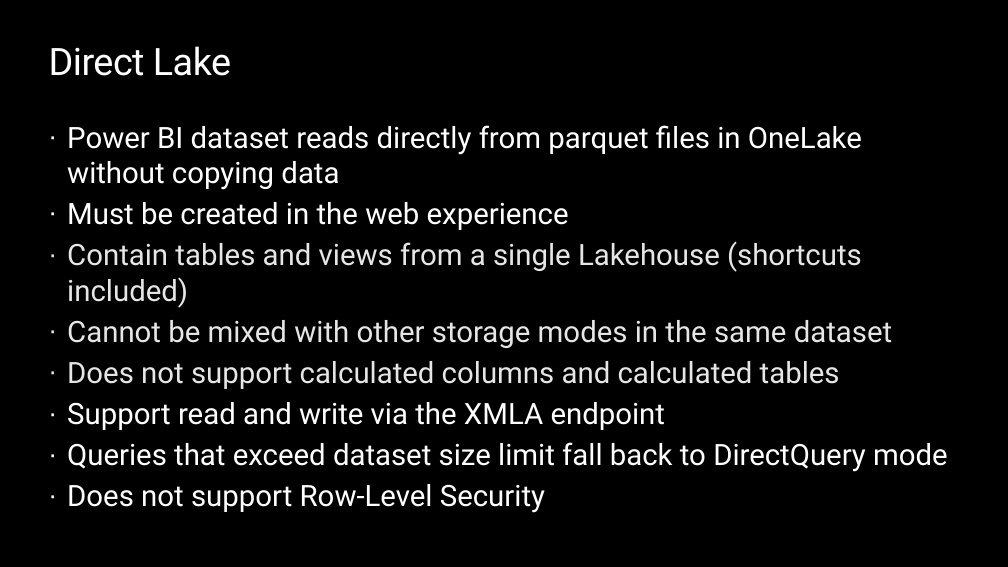
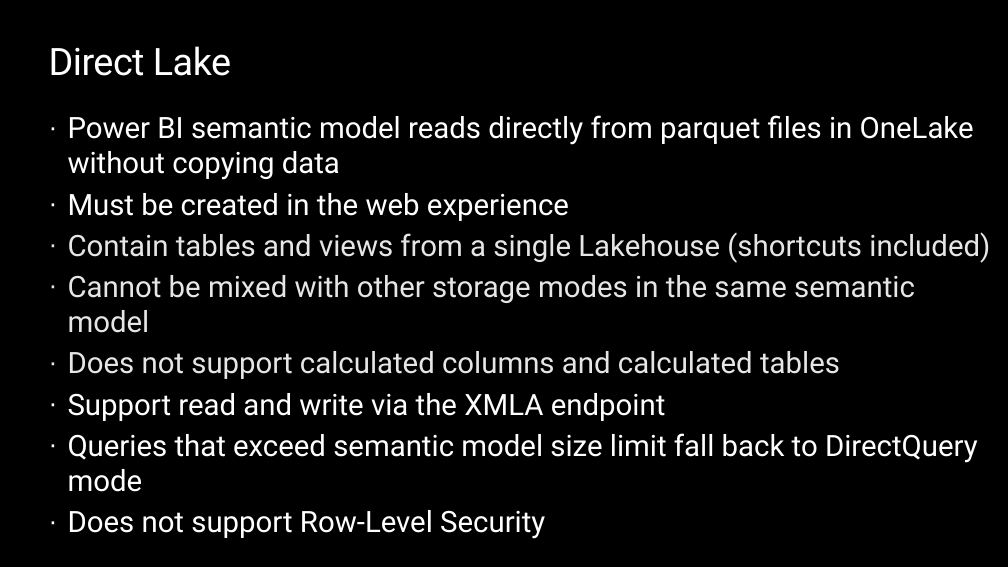
Before and after one commit to opsgility/fabric, a slide deck: slide 10 of slides/Dantoni-Opsgility-MSFabric-Module11.pptx. Drawn at 1008x567 pixels with LibreOffice and Linux fonts; fonts in the diff are those of the drawing; background and template pictures are left out. Boxes give left, top, right and bottom in pixels: in the first picture for what was removed or moved away, otherwise in the second. Text is boxed around its words. In the diff, an @@ line names an element or a change of style, - is before the commit and + after.

```diff
--- a/slides/Dantoni-Opsgility-MSFabric-Module11.pptx
+++ b/slides/Dantoni-Opsgility-MSFabric-Module11.pptx
@@ text "Power BI semantic model reads ..." moved from (x1=67, y1=125, x2=948, y2=513) to (x1=68, y1=115, x2=990, y2=539) @@
@@ text at (x1=68, y1=115, x2=974, y2=180): text changed @@
-· Power BI dataset reads directly from parquet files in OneLake without copying data
+· Power BI semantic model reads directly from parquet files in OneLake without copying data
@@ text at (x1=68, y1=275, x2=915, y2=333): text changed @@
-· Cannot be mixed with other storage modes in the same dataset
+· Cannot be mixed with other storage modes in the same semantic model
@@ text at (x1=68, y1=433, x2=978, y2=492): text changed @@
-· Queries that exceed dataset size limit fall back to DirectQuery mode
+· Queries that exceed semantic model size limit fall back to DirectQuery mode
```
Also in this commit, not shown: 14 other slides changed, 8 other files.
